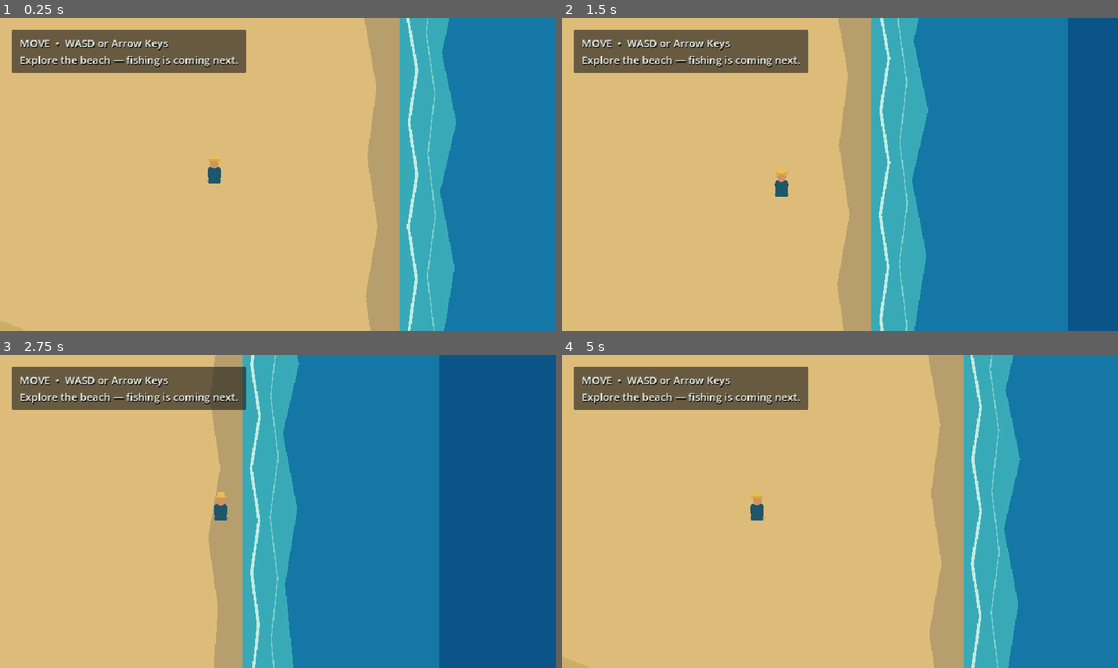
Above: before the commit, frames 1-4 (two rows, left to right).
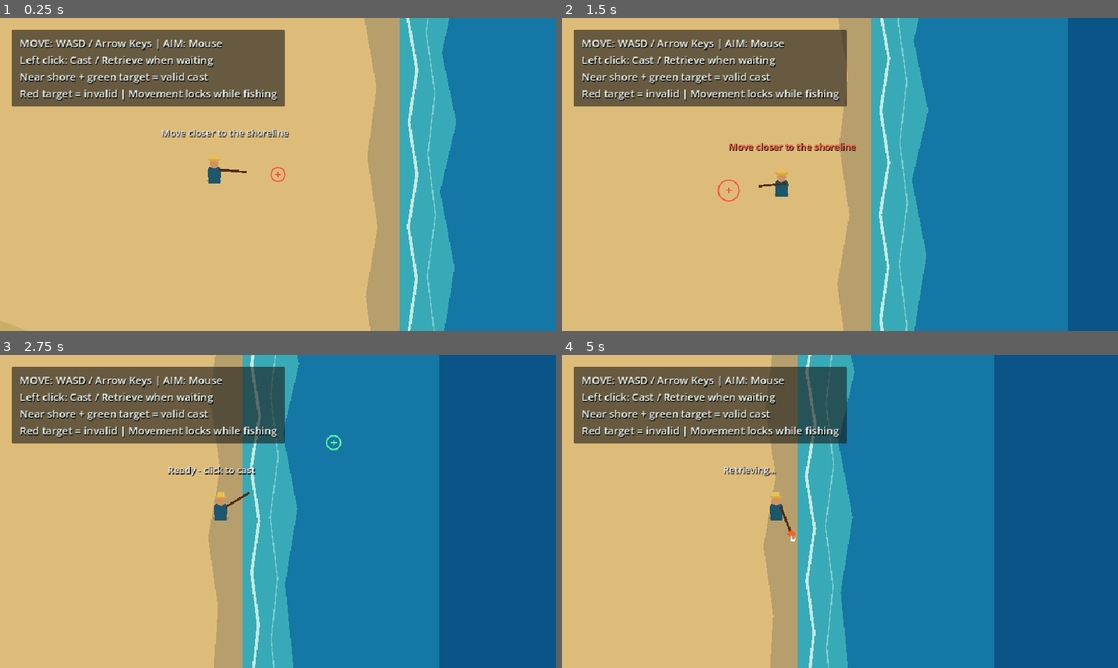
Above: after the commit, the same moments.

Repository: oamu2007/EcoFishing-Playas
Game: Godot game, scene res://scenes/gameplay/main.tscn
Two runs of this game, one before a commit and one after it. Both use one fixed random seed, a clock stepped at 60 frames per second and the inputs below.
Inputs (mouse positions are in pixels of both pictures, inside the frame that each line leads up to):
- Up to frame 1 (0.25 s): no input
- Up to frame 2 (1.5 s): tap Enter at 0.5 s; move the mouse to (962, 158) at 0.52 s; press the mouse at (962, 158) at 0.53 s; hold D (move_right) 0.53-1.28 s; move the mouse to (728, 190) at 1.27 s; release the mouse at (728, 190) at 1.28 s; hold S (move_down) from 1.28 s (still down); click (728, 190) at 1.35 s
- Up to frame 3 (2.75 s): move the mouse to (333, 442) at 2.02 s; release S (move_down) at 2.03 s; press the mouse at (333, 442) at 2.03 s; hold D (move_right) from 2.03 s (still down)
- Up to frame 4 (5 s): tap Enter at 2.75, 4.25 s; move the mouse to (812, 574) at 2.77 s; release D (move_right) at 2.78 s; release the mouse at (812, 574) at 2.78 s; hold W (move_up) 2.78-3.53 s; click (812, 574) at 2.85 s; move the mouse to (1006, 558) at 3.52 s; press the mouse at (1006, 558) at 3.53 s; hold A (move_left) from 3.53 s (still down); move the mouse to (673, 464) at 4.27 s; release the mouse at (673, 464) at 4.28 s; click (673, 464) at 4.35 s

The runs differ from the first frame. In frame 1, 8.0% of the frame differs, in the area x 2-52%, y 3-53%; in frame 2, 8.0%; in frame 3, 7.8%; in frame 4, 67%, in the area x 2-100%, y 0-100%.

Commit message:
implement fishing rod and hook mechanics

Diff:
--- a/project.godot
+++ b/project.godot
@@ -26,6 +26,10 @@
 
 [input]
 
+fishing_action={
+"deadzone": 0.5,
+"events": [Object(InputEventMouseButton,"button_index":1)]
+}
 move_left={
 "deadzone": 0.5,
 "events": [Object(InputEventKey,"physical_keycode":65), Object(InputEventKey,"keycode":4194319)]
--- /dev/null
+++ b/scenes/gameplay/fishing_hook.tscn
@@ -0,0 +1,29 @@
+[gd_scene load_steps=3 format=3]
+
+[ext_resource type="Script" path="res://scripts/gameplay/fishing_hook.gd" id="1"]
+
+[sub_resource type="CircleShape2D" id="Circle"]
+radius = 10.0
+
+[node name="FishingHook" type="Area2D"]
+collision_layer = 0
+collision_mask = 4
+script = ExtResource("1")
+
+[node name="CollisionShape2D" type="CollisionShape2D" parent="."]
+shape = SubResource("Circle")
+
+[node name="Shadow" type="Polygon2D" parent="."]
+polygon = PackedVector2Array(-7, 0, 0, -3, 7, 0, 0, 3)
+color = Color(0.02, 0.12, 0.2, 0.5)
+
+[node name="Visual" type="Node2D" parent="."]
+
+[node name="Bobber" type="Polygon2D" parent="Visual"]
+polygon = PackedVector2Array(0, -7, 5, -3, 5, 3, 0, 6, -5, 3, -5, -3)
+color = Color(1, 0.37, 0.17, 1)
+
+[node name="Hook" type="Line2D" parent="Visual"]
+points = PackedVector2Array(0, 4, 0, 11, 5, 11, 7, 7)
+width = 2.0
+default_color = Color(1, 1, 0.92, 1)
--- /dev/null
+++ b/scenes/gameplay/fishing_line.tscn
@@ -0,0 +1,9 @@
+[gd_scene load_steps=2 format=3]
+
+[ext_resource type="Script" path="res://scripts/gameplay/fishing_line.gd" id="1"]
+
+[node name="FishingLine" type="Line2D"]
+width = 2.0
+default_color = Color(0.98, 0.98, 0.88, 1)
+antialiased = true
+script = ExtResource("1")
--- /dev/null
+++ b/scenes/gameplay/fishing_rod.tscn
@@ -0,0 +1,32 @@
+[gd_scene load_steps=4 format=3]
+
+[ext_resource type="Script" path="res://scripts/gameplay/fishing_rod.gd" id="1"]
+[ext_resource type="PackedScene" path="res://scenes/gameplay/fishing_hook.tscn" id="2"]
+[ext_resource type="PackedScene" path="res://scenes/gameplay/fishing_line.tscn" id="3"]
+
+[node name="FishingRod" type="Node2D"]
+z_index = 5
+script = ExtResource("1")
+
+[node name="Pivot" type="Node2D" parent="."]
+
+[node name="Rod" type="Line2D" parent="Pivot"]
+points = PackedVector2Array(0, 0, 48, 0)
+width = 4.0
+default_color = Color(0.32, 0.18, 0.08, 1)
+
+[node name="Tip" type="Marker2D" parent="Pivot"]
+position = Vector2(48, 0)
+
+[node name="FishingLine" parent="." instance=ExtResource("3")]
+
+[node name="FishingHook" parent="." instance=ExtResource("2")]
+
+[node name="Status" type="Label" parent="."]
+offset_left = -100.0
+offset_top = -76.0
+mouse_filter = 2
+theme_override_colors/font_shadow_color = Color(0, 0, 0, 1)
+theme_override_constants/shadow_offset_x = 1
+theme_override_constants/shadow_offset_y = 1
+theme_override_font_sizes/font_size = 16
--- a/scenes/gameplay/player.tscn
+++ b/scenes/gameplay/player.tscn
@@ -1,6 +1,7 @@
-[gd_scene load_steps=3 format=3]
+[gd_scene load_steps=4 format=3]
 
 [ext_resource type="Script" path="res://scripts/gameplay/player.gd" id="1_player"]
+[ext_resource type="PackedScene" path="res://scenes/gameplay/fishing_rod.tscn" id="2_rod"]
 
 [sub_resource type="CapsuleShape2D" id="CapsuleShape2D_player"]
 radius = 13.0
@@ -39,6 +40,9 @@
 position = Vector2(0, 1)
 shape = SubResource("CapsuleShape2D_player")
 
+[node name="FishingRod" parent="." instance=ExtResource("2_rod")]
+position = Vector2(8, -8)
+
 [node name="Camera2D" type="Camera2D" parent="."]
 position = Vector2(110, 0)
 position_smoothing_enabled = true
--- a/scenes/levels/playas_vertical_slice.tscn
+++ b/scenes/levels/playas_vertical_slice.tscn
@@ -1,6 +1,7 @@
-[gd_scene load_steps=5 format=3]
+[gd_scene load_steps=6 format=3]
 
 [ext_resource type="PackedScene" path="res://scenes/gameplay/player.tscn" id="1_player"]
+[ext_resource type="Script" path="res://scripts/gameplay/playas_vertical_slice.gd" id="2_level"]
 
 [sub_resource type="RectangleShape2D" id="RectangleShape2D_vertical"]
 size = Vector2(32, 900)
@@ -12,6 +13,7 @@
 size = Vector2(24, 900)
 
 [node name="PlayasVerticalSlice" type="Node2D"]
+script = ExtResource("2_level")
 
 [node name="Environment" type="Node2D" parent="."]
 
--- a/scenes/ui/hud.tscn
+++ b/scenes/ui/hud.tscn
@@ -3,21 +3,24 @@
 [node name="HUD" type="CanvasLayer"]
 
 [node name="ControlsPanel" type="PanelContainer" parent="."]
+mouse_filter = 2
 offset_left = 20.0
 offset_top = 20.0
 offset_right = 344.0
 offset_bottom = 91.0
 
 [node name="MarginContainer" type="MarginContainer" parent="ControlsPanel"]
+mouse_filter = 2
 theme_override_constants/margin_left = 14
 theme_override_constants/margin_top = 10
 theme_override_constants/margin_right = 14
 theme_override_constants/margin_bottom = 10
 
 [node name="Instructions" type="Label" parent="ControlsPanel/MarginContainer"]
+mouse_filter = 2
 theme_override_colors/font_color = Color(0.94, 0.98, 0.96, 1)
 theme_override_colors/font_shadow_color = Color(0, 0, 0, 0.8)
 theme_override_constants/shadow_offset_x = 1
 theme_override_constants/shadow_offset_y = 2
 theme_override_font_sizes/font_size = 18
-text = "MOVE  •  WASD or Arrow Keys\nExplore the beach — fishing is coming next."
+text = "MOVE: WASD / Arrow Keys | AIM: Mouse\nLeft click: Cast / Retrieve when waiting\nNear shore + green target = valid cast\nRed target = invalid | Movement locks while fishing"
--- /dev/null
+++ b/scripts/gameplay/fishing_hook.gd
@@ -0,0 +1,12 @@
+class_name FishingHook
+extends Area2D
+
+@onready var visual: Node2D = $Visual
+
+
+func set_height(height: float) -> void:
+	visual.position = Vector2.UP * height
+
+
+func get_line_endpoint() -> Vector2:
+	return visual.global_position
--- /dev/null
+++ b/scripts/gameplay/fishing_line.gd
@@ -0,0 +1,5 @@
+extends Line2D
+
+
+func connect_endpoints(rod_tip: Vector2, hook_tip: Vector2) -> void:
+	points = PackedVector2Array([to_local(rod_tip), to_local(hook_tip)])
--- /dev/null
+++ b/scripts/gameplay/fishing_rod.gd
@@ -0,0 +1,149 @@
+class_name FishingRod
+extends Node2D
+
+signal state_changed(new_state: State)
+signal hook_landed(water_position: Vector2)
+signal retrieval_completed(water_position: Vector2)
+signal target_detected(target: Area2D)
+
+enum State { IDLE, CASTING, WAITING, RETRIEVING }
+
+const FishingLineScript = preload("res://scripts/gameplay/fishing_line.gd")
+
+@export var shoreline_distance: float = 140.0
+@export var minimum_cast_range: float = 60.0
+@export var maximum_cast_range: float = 420.0
+@export_range(0.1, 3.0) var cast_duration: float = 0.8
+@export_range(0.1, 3.0) var retrieval_duration: float = 0.65
+@export var cast_height: float = 100.0
+
+var state: State = State.IDLE
+var water_bounds: Rect2 = Rect2()
+var _elapsed: float = 0.0
+var _start: Vector2 = Vector2.ZERO
+var _target: Vector2 = Vector2.ZERO
+var _invalid_feedback: float = 0.0
+
+@onready var _pivot: Node2D = $Pivot
+@onready var _tip: Marker2D = $Pivot/Tip
+@onready var _hook: FishingHook = $FishingHook
+@onready var _line: FishingLineScript = $FishingLine
+@onready var _status: Label = $Status
+
+
+func _ready() -> void:
+	_hook.hide()
+	_line.hide()
+	_hook.area_entered.connect(_on_hook_area_entered)
+
+
+func is_active() -> bool:
+	return state != State.IDLE
+
+
+func invalid_target_reason(target: Vector2) -> String:
+	if not water_bounds.has_area():
+		return "No fishing water configured"
+	var closest_water: Vector2 = global_position.clamp(water_bounds.position, water_bounds.end)
+	if global_position.distance_to(closest_water) > shoreline_distance:
+		return "Move closer to the shoreline"
+	if not water_bounds.has_point(target):
+		return "Aim at the ocean"
+	var cast_distance: float = global_position.distance_to(target)
+	if cast_distance < minimum_cast_range or cast_distance > maximum_cast_range:
+		return "Target outside casting range"
+	return ""
+
+
+func _unhandled_input(event: InputEvent) -> void:
+	if not event.is_action_pressed("fishing_action"):
+		return
+	get_viewport().set_input_as_handled()
+	match state:
+		State.IDLE:
+			var aim: Vector2 = get_global_mouse_position()
+			if invalid_target_reason(aim).is_empty():
+				_start_cast(aim)
+			else:
+				_invalid_feedback = 0.7
+		State.WAITING:
+			_start = _hook.global_position
+			_set_state(State.RETRIEVING)
+
+
+func _process(delta: float) -> void:
+	_invalid_feedback = maxf(0.0, _invalid_feedback - delta)
+	match state:
+		State.IDLE:
+			var aim: Vector2 = get_global_mouse_position()
+			_pivot.look_at(aim)
+			var reason: String = invalid_target_reason(aim)
+			_status.text = "Ready - click to cast" if reason.is_empty() else reason
+		State.CASTING:
+			_elapsed += delta
+			var progress: float = clampf(_elapsed / cast_duration, 0.0, 1.0)
+			_hook.global_position = _start.lerp(_target, progress)
+			# Height is presentation only: the Area2D follows the water-plane path.
+			_hook.set_height(4.0 * cast_height * progress * (1.0 - progress))
+			if progress >= 1.0:
+				_set_state(State.WAITING)
+				hook_landed.emit(_target)
+				for area: Area2D in _hook.get_overlapping_areas():
+					target_detected.emit(area)
+		State.RETRIEVING:
+			_elapsed += delta
+			var progress: float = clampf(_elapsed / retrieval_duration, 0.0, 1.0)
+			_hook.global_position = _start.lerp(_tip.global_position, progress)
+			_hook.set_height(0.0)
+			if progress >= 1.0:
+				_hook.hide()
+				_line.hide()
+				_set_state(State.IDLE)
+				retrieval_completed.emit(_target)
+	if is_active():
+		_line.connect_endpoints(_tip.global_position, _hook.get_line_endpoint())
+	_status.modulate = Color(1.0, 0.4, 0.3) if _invalid_feedback > 0.0 else Color.WHITE
+	queue_redraw()
+
+
+func _draw() -> void:
+	if state != State.IDLE:
+		return
+	var aim: Vector2 = get_global_mouse_position()
+	var valid: bool = invalid_target_reason(aim).is_empty()
+	var tint: Color = Color(0.4, 1.0, 0.6) if valid else Color(1.0, 0.3, 0.25)
+	var center: Vector2 = to_local(aim)
+	var radius: float = 12.0 if _invalid_feedback <= 0.0 else 18.0
+	draw_arc(center, radius, 0.0, TAU, 32, tint, 2.0, true)
+	draw_line(center - Vector2(5, 0), center + Vector2(5, 0), tint, 2.0)
+	draw_line(center - Vector2(0, 5), center + Vector2(0, 5), tint, 2.0)
+
+
+func _start_cast(target: Vector2) -> void:
+	_target = target
+	_pivot.look_at(target)
+	_start = _tip.global_position
+	_hook.global_position = _start
+	_hook.set_height(0.0)
+	_hook.show()
+	_line.show()
+	_line.connect_endpoints(_start, _start)
+	_set_state(State.CASTING)
+
+
+func _set_state(new_state: State) -> void:
+	state = new_state
+	_elapsed = 0.0
+	match state:
+		State.CASTING:
+			_status.text = "Casting..."
+		State.WAITING:
+			_status.text = "Waiting - click to retrieve"
+		State.RETRIEVING:
+			_status.text = "Retrieving..."
+	state_changed.emit(state)
+
+
+func _on_hook_area_entered(area: Area2D) -> void:
+	if state == State.WAITING:
+		target_detected.emit(area)
--- /dev/null
+++ b/scripts/gameplay/playas_vertical_slice.gd
@@ -0,0 +1,12 @@
+extends Node2D
+
+@onready var _ocean: Polygon2D = $Environment/Ocean
+@onready var _rod: FishingRod = $Player/FishingRod
+
+
+func _ready() -> void:
+	# Derive world-space fishing bounds from the authored rectangular ocean.
+	var bounds: Rect2 = Rect2(_ocean.to_global(_ocean.polygon[0]), Vector2.ZERO)
+	for point: Vector2 in _ocean.polygon:
+		bounds = bounds.expand(_ocean.to_global(point))
+	_rod.water_bounds = bounds
--- a/scripts/gameplay/player.gd
+++ b/scripts/gameplay/player.gd
@@ -2,8 +2,13 @@
 
 @export_range(50.0, 500.0, 10.0) var movement_speed: float = 220.0
 
+@onready var fishing_rod: FishingRod = $FishingRod
+
 
 func _physics_process(_delta: float) -> void:
+	if fishing_rod.is_active():
+		velocity = Vector2.ZERO
+		return
 	var input_direction: Vector2 = Input.get_vector(
 		"move_left",
 		"move_right",
--- /dev/null
+++ b/tests/fishing_smoke_test.gd
@@ -0,0 +1,70 @@
+extends SceneTree
+
+var _failures: int = 0
+
+
+func _initialize() -> void:
+	_run.call_deferred()
+
+
+func _check(condition: bool, message: String) -> void:
+	if not condition:
+		_failures += 1
+		push_error(message)
+
+
+func _run() -> void:
+	var main: Node = load("res://scenes/gameplay/main.tscn").instantiate()
+	root.add_child(main)
+	await process_frame
+	var player: CharacterBody2D = main.get_node("World/Player")
+	var rod: FishingRod = player.get_node("FishingRod")
+	var hook: FishingHook = rod.get_node("FishingHook")
+	var line: Line2D = rod.get_node("FishingLine")
+	var tip: Marker2D = rod.get_node("Pivot/Tip")
+	rod.set_process(false)
+	player.set_physics_process(false)
+	_check(InputMap.action_has_event("fishing_action", _click()), "Left click input missing")
+	_check(not rod.invalid_target_reason(Vector2(1000, 450)).is_empty(), "Inland cast accepted")
+	player.position = Vector2(795, 450)
+	_check(not rod.invalid_target_reason(Vector2(700, 450)).is_empty(), "Sand target accepted")
+	_check(not rod.invalid_target_reason(Vector2(1500, 450)).is_empty(), "Out-of-range target accepted")
+	var target: Vector2 = Vector2(1000, 450)
+	_check(rod.invalid_target_reason(target).is_empty(), "Valid ocean target rejected")
+	rod._start_cast(target)
+	_check(rod.state == FishingRod.State.CASTING, "Cast did not start")
+	rod._unhandled_input(_click())
+	_check(rod.state == FishingRod.State.CASTING, "Click interrupted casting")
+	var before: Vector2 = player.position
+	Input.action_press("move_right")
+	player._physics_process(1.0 / 60.0)
+	Input.action_release("move_right")
+	_check(player.position == before and player.velocity == Vector2.ZERO, "Movement lock failed")
+	rod._process(rod.cast_duration * 0.5)
+	_check(hook.visual.position.y < -90.0, "Arc has no visible height")
+	_check(line.to_global(line.points[0]).is_equal_approx(tip.global_position), "Line detached from rod")
+	_check(line.to_global(line.points[1]).is_equal_approx(hook.get_line_endpoint()), "Line detached from hook")
+	rod._process(rod.cast_duration * 0.5)
+	_check(rod.state == FishingRod.State.WAITING, "Cast did not land")
+	_check(hook.global_position.is_equal_approx(target), "Hook missed selected water point")
+	_check(hook.visual.position.is_zero_approx(), "Visual height nonzero on landing")
+	rod._process(5.0)
+	_check(rod.state == FishingRod.State.WAITING and hook.global_position.is_equal_approx(target), "Waiting drifted")
+	rod._unhandled_input(_click())
+	_check(rod.state == FishingRod.State.RETRIEVING, "Click did not retrieve")
+	rod._unhandled_input(_click())
+	_check(rod.state == FishingRod.State.RETRIEVING, "Repeated click interrupted retrieval")
+	rod._process(rod.retrieval_duration)
+	_check(rod.state == FishingRod.State.IDLE and not rod.is_active(), "Retrieval did not unlock player")
+	_check(not hook.visible and not line.visible, "Idle tackle remained visible")
+	_check(hook.global_position.is_equal_approx(tip.global_position), "Hook did not return to tip")
+	main.free()
+	print("Fishing smoke test: %d failures" % _failures)
+	quit(0 if _failures == 0 else 1)
+
+
+func _click() -> InputEventMouseButton:
+	var event: InputEventMouseButton = InputEventMouseButton.new()
+	event.button_index = MOUSE_BUTTON_LEFT
+	event.pressed = true
+	return event
Not shown, added: scripts/gameplay/fishing_hook.gd.uid
Not shown, added: scripts/gameplay/fishing_line.gd.uid
Not shown, added: scripts/gameplay/fishing_rod.gd.uid
Not shown, added: scripts/gameplay/playas_vertical_slice.gd.uid
Not shown, added: tests/fishing_smoke_test.gd.uid
Not shown, changed: AGENTS.md
Not shown, changed: docs/architecture.md
Not shown, changed: docs/implementation-plan.md
